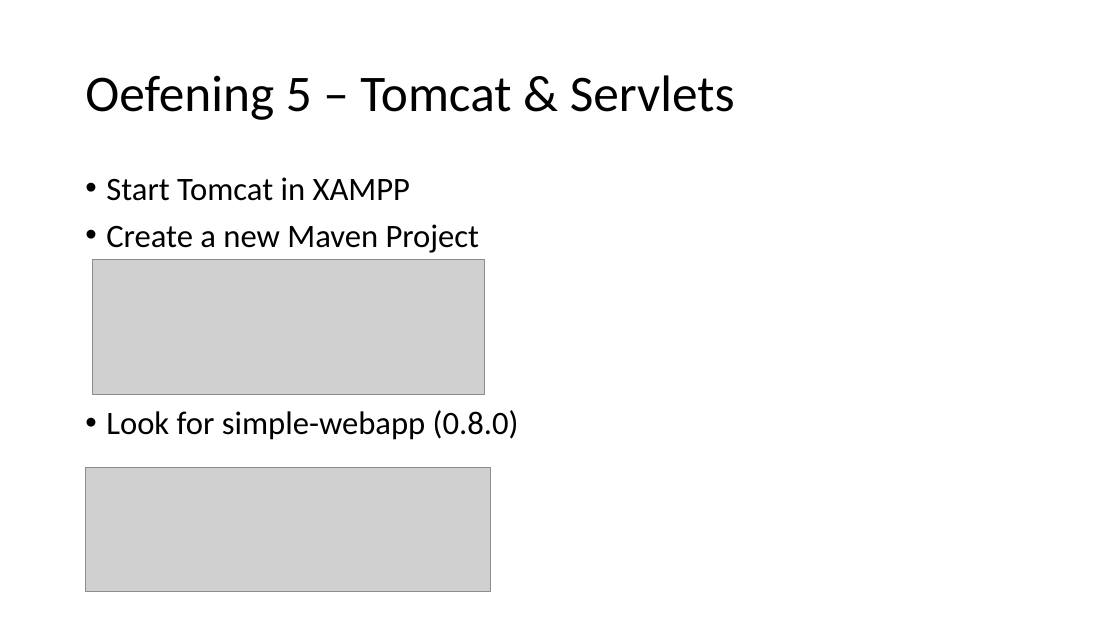
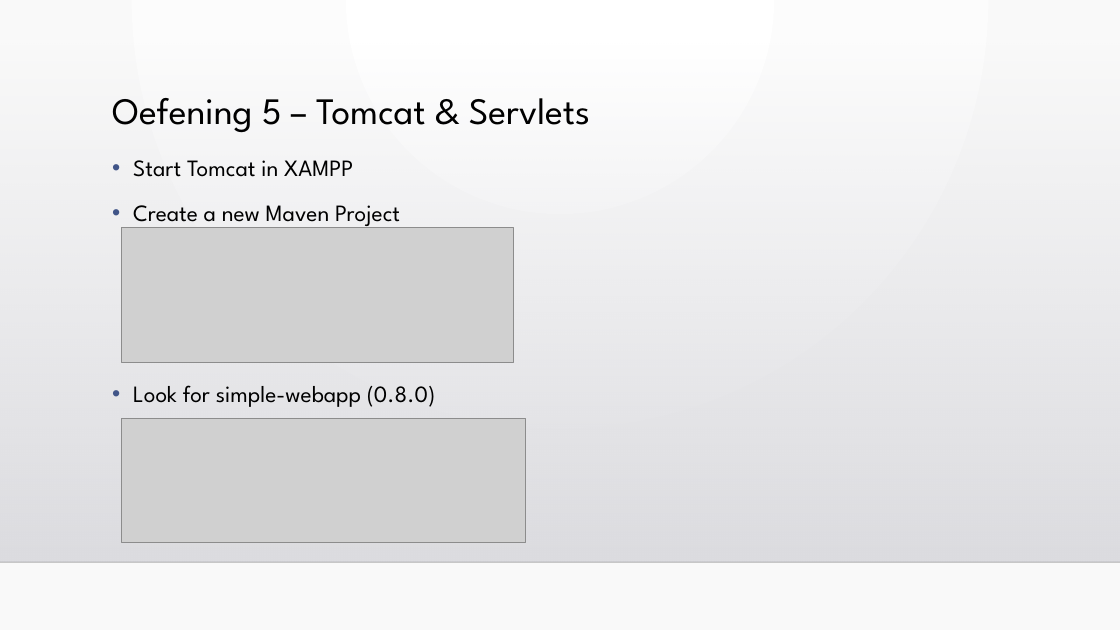
Before and after one commit to otcap/training, a slide deck: slide 15 of java/quickstart/presentatie/Java training - Quickstart.pptx (slide 14 before the commit). Drawn at 1120x630 pixels with LibreOffice and Linux fonts; fonts in the diff are those of the drawing; grey boxes stand for pictures; background and template pictures are left out. Boxes give left, top, right and bottom in pixels: in the first picture for what was removed or moved away, otherwise in the second. Text is boxed around its words. In the diff, an @@ line names an element or a change of style, - is before the commit and + after.

```diff
--- a/java/quickstart/presentatie/Java training - Quickstart.pptx
+++ b/java/quickstart/presentatie/Java training - Quickstart.pptx
@@ background #FFFFFF to gradient #FFFFFF to #FAFAFA @@
@@ rectangle added at (0,43,1120,562), fill gradient #DCDCE0 to #DEDEE2 @@
@@ title "Oefening 5 – Tomcat & ...": place and size @@
-title "Oefening 5 – Tomcat & ..." at (85,75,735,120)
+title "Oefening 5 – Tomcat & ..." at (112,98,590,133)
@@ title "Oefening 5 – Tomcat & ..." at (112,98,590,133): size 44 to 32 pt, font Calibri to League Spartan; vertical alignment middle to top @@
@@ text "Start Tomcat in XAMPP": place and size @@
-text "Start Tomcat in XAMPP" at (106,177,519,440)
+text "Start Tomcat in XAMPP" at (133,160,435,407)
@@ text "Start Tomcat in XAMPP" at (133,160,435,407): size 28 to 20 pt, font Calibri to League Spartan; line spacing 0.9 to 1.2 @@
@@ picture: place and size @@
-picture at (92,260,485,395)
+picture at (121,228,513,363)
@@ picture: place and size @@
-picture at (86,468,491,592)
+picture at (121,418,526,543)
@@ line added from (0, 562) to (1120, 562), #000001 1 pt @@
```
Also in this commit, not shown: 17 other slides changed, 1 slide added.
